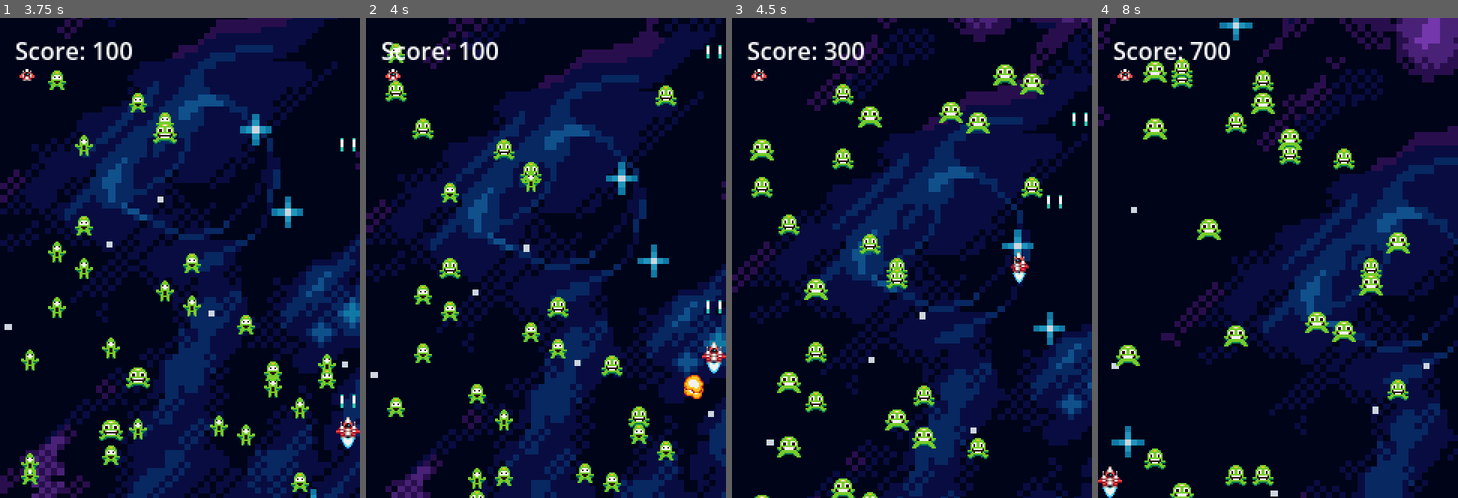
Above: before the commit, frames 1-4 (left to right).
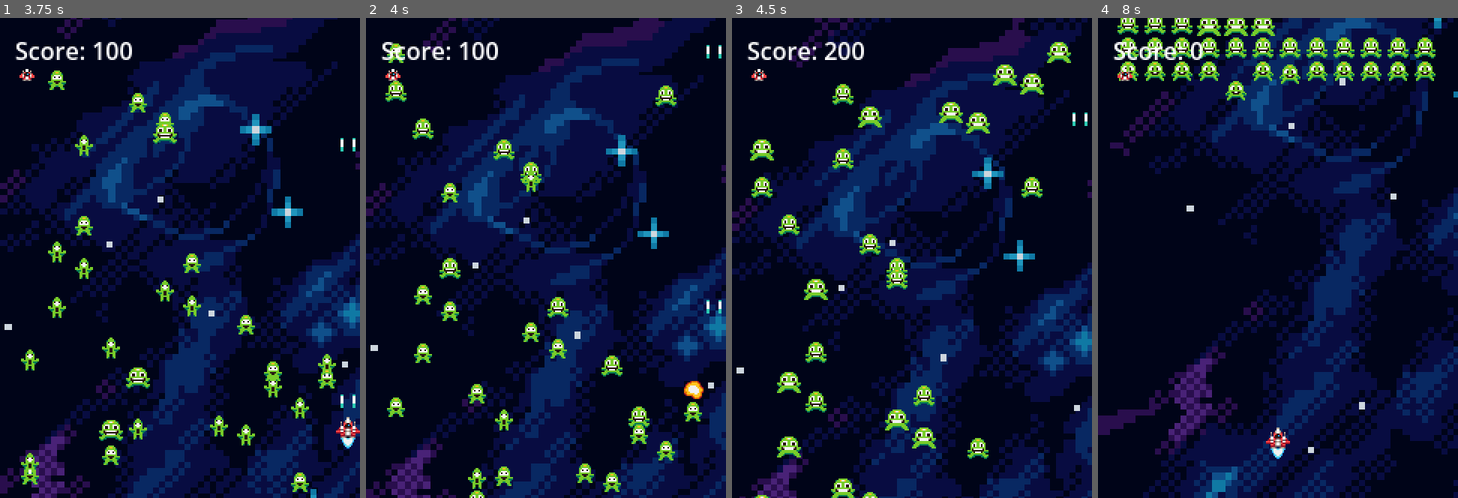
Above: after the commit, the same moments.

Repository: HouZenKai/ShooterCarnival
Game: Godot game, scene res://scenes/ui/main_menu.tscn
Same seed, same stepped clock (60 frames per second), same inputs: the game is played once before the commit and once after it.
Inputs (mouse positions are in pixels of both pictures, inside the frame that each line leads up to):
- Up to frame 1 (3.75 s): click "Play" at 0.5 s; hold D (move_right) 1.28-2.03 s; tap Space (shoot) every 0.75 s from 1.35 to 3.6 s; hold S (move_down) 2.03-2.78 s; hold D (move_right) 2.78-3.53 s; hold W (move_up) from 3.53 s (still down)
- Up to frame 2 (4 s): keep holding W (move_up)
- Up to frame 3 (4.5 s): release W (move_up) at 4.28 s; hold A (move_left) from 4.28 s (still down); tap Space (shoot) at 4.35 s
- Up to frame 4 (8 s): tap Space (shoot) at 5.1, 5.85 s; release A (move_left) at 5.78 s; hold S (move_down) 5.78-6.5 s; click (1278, 334) at 6.5 s, where only the run after the commit has a clickable "Retry"; click (1278, 334) at 7.25 s, where only the run after the commit has a clickable "Retry"

Frame 1 is identical in both runs. In frame 2, 33% of the frame differs, in the area x 0-100%, y 0-100%; in frame 3, 47%; in frame 4, 55%.

Commit message:
removed player immortality used for debugging increased sized of DespawnArea to fix a bug were a fast enemy jumps over it due to high lag enabled warning for variable declared without type and inferred type declaration

Diff:
--- a/src/entities/ships/red_ship/red_ship.gd
+++ b/src/entities/ships/red_ship/red_ship.gd
@@ -74,9 +74,7 @@
 
 ## Handles the player taking damage.
 func _hit(_damage: MessagePayload.PlayerDamage) -> void:
-	pass
-	# DO NOT COMMIT the line below as a comment
-	# health.damage(_damage.damage)
+	health.damage(_damage.damage)
 
 func _on_health_component_health_changed(change: HealthChange) -> void:
 	# Handle player taking a hit (e.g., reduce health, play animation, etc.)
--- a/src/entities/spawners/enemy_spawner.tscn
+++ b/src/entities/spawners/enemy_spawner.tscn
@@ -3,7 +3,7 @@
 [ext_resource type="Script" uid="uid://be7nmyhmtu1ea" path="res://entities/spawners/enemy_spawner.gd" id="1_8x1j0"]
 
 [sub_resource type="RectangleShape2D" id="RectangleShape2D_8x1j0"]
-size = Vector2(283, 20)
+size = Vector2(283, 476)
 
 [node name="EnemySpawner" type="Node2D" unique_id=1779925057]
 script = ExtResource("1_8x1j0")
@@ -12,7 +12,7 @@
 position = Vector2(0, 339)
 
 [node name="CollisionShape2D" type="CollisionShape2D" parent="DespawnArea" unique_id=265061178]
-position = Vector2(116.5, 0)
+position = Vector2(116.5, 228)
 shape = SubResource("RectangleShape2D_8x1j0")
 
 [node name="SpawnTimer" type="Timer" parent="." unique_id=1825640010]
--- a/src/project.godot
+++ b/src/project.godot
@@ -24,6 +24,11 @@
 GlobalUtils="*res://scripts/global_utils.gd"
 GameStats="*uid://xp5am2wln7tc"
 SceneTransition="*uid://c3cwkfxv27yxb"
+
+[debug]
+
+gdscript/warnings/untyped_declaration=1
+gdscript/warnings/inferred_declaration=1
 
 [display]
 
